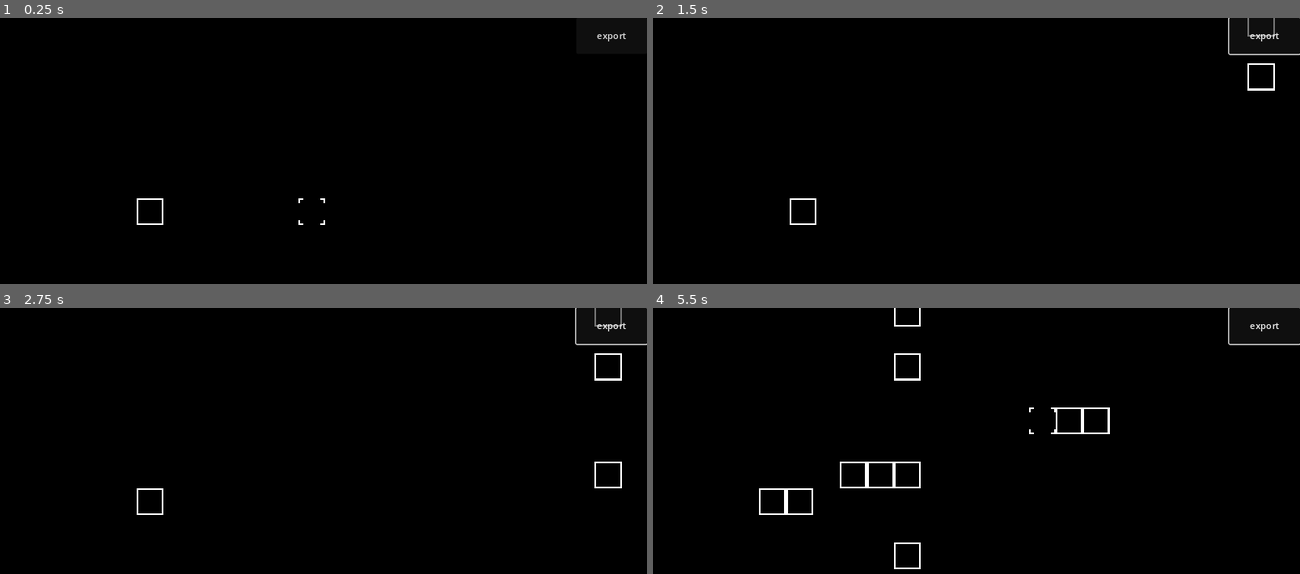
Above: before the commit, frames 1-4 (two rows, left to right).
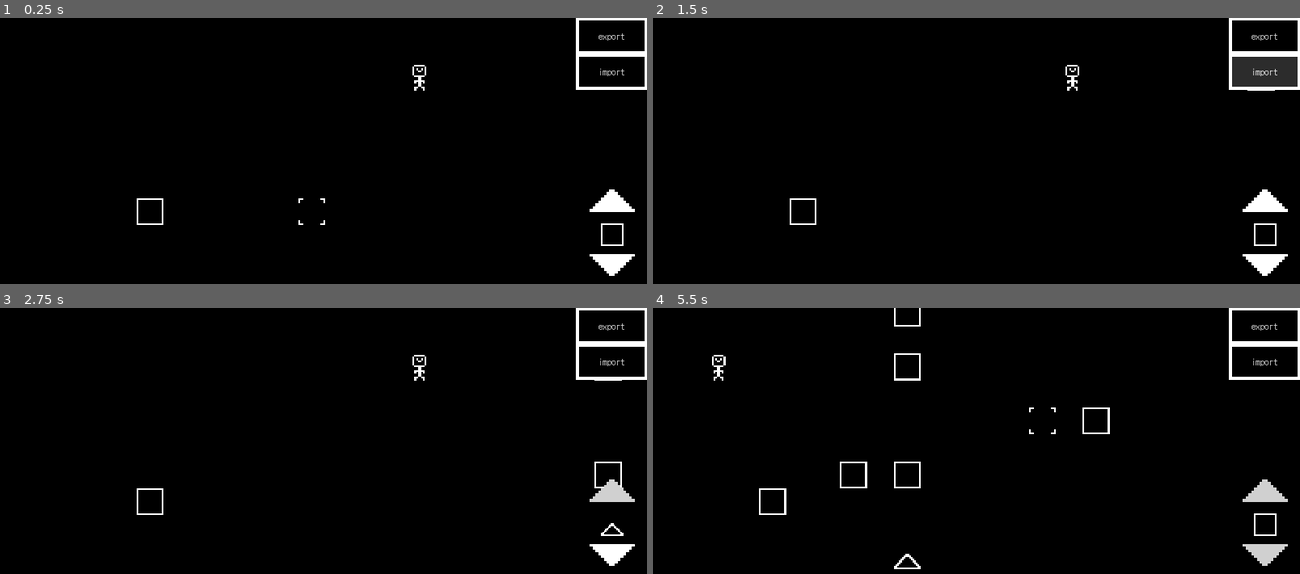
Above: after the commit, the same moments.

Repository: Salodo/godot-Platformer-jerald-land
Game: Godot game, scene res://level_builder/level_builder.tscn
Same seed, same stepped clock (60 frames per second), same inputs: the game is played once before the commit and once after it. This scene is started directly instead of the project's main scene.
Inputs (mouse positions are in pixels of both pictures, inside the frame that each line leads up to):
- Up to frame 1 (0.25 s): no input
- Up to frame 2 (1.5 s): click "export" at 0.5 s; click (1267, 71) at 1.25 s, where only the run after the commit has a clickable "import"
- Up to frame 3 (2.75 s): click (614, 478) at 2.02 s
- Up to frame 4 (5.5 s): click (1267, 566) at 2.77 s; tap Enter at 3.5 s; move the mouse to (1118, 472) at 3.52 s; hold D (right) 3.53-5.03 s; right-click (1118, 472) at 3.6 s; tap Space (jump) at 3.77, 4.52 s; click (1118, 472) at 3.8 s; move the mouse to (847, 507) at 4.27 s; click (847, 507) at 4.35 s; right-click (847, 507) at 4.55 s; move the mouse to (1041, 409) at 5.02 s; hold A (left) from 5.03 s (still down); right-click (1041, 409) at 5.1 s; click (1041, 409) at 5.3 s

The runs differ from the first frame. In frame 1, 1.6% of the frame differs, in the area x 63-100%, y 0-97%; in frame 2, 2.7%; in frame 3, 1.7%; in frame 4, 2.0%.

Commit message:
Added checkpoints + spikes

Diff:
--- a/bigscripts.gd
+++ b/bigscripts.gd
@@ -22,6 +22,14 @@
 		{"p":[5,4],"i":"1"},
 		]
 		}
+
+var block_id_to_scene:Dictionary = {
+	"0":"res://source/block_scenes/default_block/block.tscn",
+	"1":"res://source/block_scenes/spike/block.tscn",
+	"2":"res://source/block_scenes/checkpoint/block.tscn",
+}
+
+var map_change = false
 
 func grab_map(folder):
 	var map_dict:Dictionary = {}
@@ -52,3 +60,20 @@
 		compressed_map += i
 
 	return compressed_map
+
+func load_map(map_code:Array,folder:Node2D):
+	for block_dat in map_code:
+		var new_block = load(block_id_to_scene[block_dat["i"]]).instantiate()
+		new_block.set_dat(block_dat)
+
+		folder.add_child(new_block)
+
+func change_map(data:Dictionary):
+	map_data = data
+	map_change = true
+
+func has_map_changed():
+	if map_change:
+		map_change = false
+		return true
+	return false
--- a/level_builder/level_builder.gd
+++ b/level_builder/level_builder.gd
@@ -4,11 +4,21 @@
 @onready var cursor = $Cursor
 @onready var block_container = $block_folder
 
-const CELL_SIZE = 16
-const speed = 200
+var block_icons = [
+{"id":"0","name":"cube","icon":"res://source/block_scenes/default_block/default_block.png"},
+{"id":"1","name":"spike","icon":"res://source/block_scenes/spike/spike.png"},
+{"id":"2","name":"checkpoint","icon":"res://source/block_scenes/checkpoint/icon.png"},
+]
 
+const CELL_SIZE:int = 16
+const speed:int = 200
+
+var on_ui_element:bool = false
 var current_cursor_state:int = 0
 var previous_mouse_snapped_pos:Vector2
+var selected_block:int = 0
+
+var currently_hovering_block:Node2D = null
 
 func _ready():
 	cursor.show()
@@ -25,11 +35,15 @@
 			cursor.region_rect = Rect2(0,16,16,16)
 
 func place_grid(pos:Vector2):
-	var new_block = load("res://source/block_scenes/default_block/block.tscn").instantiate()
+	if on_ui_element:return
+	if currently_hovering_block!=null:return
+
+	var current_block_id = block_icons[selected_block]["id"]
+	var new_block = load(Bigscripts.block_id_to_scene[current_block_id]).instantiate()
 
 	new_block.global_position = pos
 
-	block_container.add_child(new_block)
+	block_container.call_deferred("add_child",new_block)
 
 func _process(delta):
 	#HANDLES MOVEMENT
@@ -38,14 +52,14 @@
 	var dir:Vector2 = Vector2(dir_x, dir_y)
 	camera.position += dir*speed*delta
 
-	#HANDLES PLACING AND BREAKING
+
 	var current_mouse_snapped_pos = position_to_grid(get_global_mouse_position())
+	#DID HANDLE PLACING AND BREAKING
+	#if previous_mouse_snapped_pos != current_mouse_snapped_pos:
+	#	if current_cursor_state == 1:
+	#		place_grid(current_mouse_snapped_pos)
 
-	if previous_mouse_snapped_pos != current_mouse_snapped_pos:
-		if current_cursor_state == 1:
-			place_grid(current_mouse_snapped_pos)
-
-	previous_mouse_snapped_pos = position_to_grid(get_global_mouse_position())
+	#previous_mouse_snapped_pos = position_to_grid(get_global_mouse_position())
 
 	#HANDLES CURSOR
 	if Input.is_action_just_pressed("place"):
@@ -53,6 +67,8 @@
 		place_grid(current_mouse_snapped_pos)
 	elif Input.is_action_just_pressed("delete"):
 		cursor_state(2)
+		if currently_hovering_block != null:
+			currently_hovering_block.queue_free()
 	elif Input.is_action_just_released("delete") or Input.is_action_just_released("place"):
 		cursor_state(0)
 	cursor.global_position = position_to_grid(get_global_mouse_position())
@@ -60,6 +76,65 @@
 func position_to_grid(pos:Vector2):
 	return pos.snapped(Vector2.ONE * CELL_SIZE)
 
+# STOP PLACING BLOCKS WHEN ON UI ELEMENT
+func _on_control_mouse_entered():
+	on_ui_element = false
+func _on_control_mouse_exited():
+	on_ui_element = true
 
+#DETECT OF MOUSE HOVERING ON BLOCK
+var blocks_on_cursor = 0
+func _on_area_2d_body_entered(body):
+	blocks_on_cursor+=1
+	if current_cursor_state == 2:
+		body.queue_free()
+	elif current_cursor_state == 1 and currently_hovering_block:
+		currently_hovering_block.queue_free()
+		currently_hovering_block = null
+	currently_hovering_block = body
+
+func _on_area_2d_body_exited(_body):
+	currently_hovering_block = null
+	blocks_on_cursor-=1
+	if current_cursor_state == 1 and blocks_on_cursor==0:
+		place_grid(position_to_grid(get_global_mouse_position()))
+
+#HANDLES EXPORT AND IMPORT
+@onready var export = $CanvasLayer/Control/export
+@onready var import = $CanvasLayer/Control/import
+
+func clear_map():
+	for i in block_container.get_children():
+		i.queue_free()
 func _on_button_pressed():
+	export.release_focus()
 	DisplayServer.clipboard_set(Bigscripts.grab_map(block_container))
+func _on_import_pressed():
+	import.release_focus()
+	clear_map()
+	var map:Dictionary = JSON.parse_string(DisplayServer.clipboard_get())
+	Bigscripts.load_map(map["m"], block_container)
+
+#HANDLES BLOCK SELECTION
+@onready var selected_block_texture = $CanvasLayer/Control/selected_block
+@onready var up_button = $CanvasLayer/Control/up
+@onready var down_button = $CanvasLayer/Control/down
+
+func _on_down_pressed():
+	down_button.release_focus()
+	if selected_block > 0:
+		selected_block-=1
+		selected_block_texture.texture = load(block_icons[selected_block]["icon"])
+
+func _on_up_pressed():
+	up_button.release_focus()
+	if selected_block < block_icons.size()-1:
+		selected_block+=1
+		selected_block_texture.texture = load(block_icons[selected_block]["icon"])
+
+
+#    #   #######   #      #      #######
+#    #   #         #      #      #     #
+######   #######   #      #      #     #
+#    #   #         #      #      #     #
+#    #   #######   ####   ####   #######
--- a/level_builder/level_builder.tscn
+++ b/level_builder/level_builder.tscn
@@ -1,8 +1,23 @@
-[gd_scene load_steps=4 format=3 uid="uid://bi48pcqfkpx6f"]
+[gd_scene load_steps=11 format=3 uid="uid://ciowo6xrckea5"]
 
 [ext_resource type="Script" path="res://level_builder/level_builder.gd" id="1_dhbf8"]
-[ext_resource type="PackedScene" uid="uid://b2jr0y8dmjp3e" path="res://source/block_scenes/default_block/block.tscn" id="2_qal26"]
+[ext_resource type="PackedScene" uid="uid://d2leif0wotleu" path="res://source/block_scenes/default_block/block.tscn" id="2_qal26"]
 [ext_resource type="Texture2D" uid="uid://dyjxemk2c3o6k" path="res://level_builder/cursor.png" id="3_ytagf"]
+[ext_resource type="Texture2D" uid="uid://bxg8rfq0f4cl4" path="res://source/player/jerald.png" id="4_dpcxy"]
+[ext_resource type="Theme" uid="uid://duscod7gw58fs" path="res://theming/default.tres" id="4_i837x"]
+[ext_resource type="Texture2D" uid="uid://d3ercud310vh8" path="res://level_builder/arrow.png" id="5_eatmq"]
+[ext_resource type="Texture2D" uid="uid://c0xsxm1gscxs7" path="res://source/block_scenes/default_block/default_block.png" id="6_7wfgo"]
+
+[sub_resource type="RectangleShape2D" id="RectangleShape2D_48r8n"]
+size = Vector2(12, 12)
+
+[sub_resource type="AtlasTexture" id="AtlasTexture_uwgla"]
+atlas = ExtResource("5_eatmq")
+region = Rect2(0, 0, 16, 16)
+
+[sub_resource type="AtlasTexture" id="AtlasTexture_ldww8"]
+atlas = ExtResource("5_eatmq")
+region = Rect2(0, 16, 16, 16)
 
 [node name="Node2D" type="Node2D"]
 script = ExtResource("1_dhbf8")
@@ -18,10 +33,18 @@
 zoom = Vector2(3, 3)
 
 [node name="Cursor" type="Sprite2D" parent="."]
+visible = false
 position = Vector2(-108, 124)
 texture = ExtResource("3_ytagf")
 region_enabled = true
 region_rect = Rect2(0, 0, 16, 16)
+
+[node name="Area2D" type="Area2D" parent="Cursor"]
+collision_layer = 16
+collision_mask = 16
+
+[node name="CollisionShape2D" type="CollisionShape2D" parent="Cursor/Area2D"]
+shape = SubResource("RectangleShape2D_48r8n")
 
 [node name="CanvasLayer" type="CanvasLayer" parent="."]
 
@@ -33,7 +56,7 @@
 grow_horizontal = 2
 grow_vertical = 2
 
-[node name="Button" type="Button" parent="CanvasLayer/Control"]
+[node name="export" type="Button" parent="CanvasLayer/Control"]
 layout_mode = 1
 anchors_preset = 1
 anchor_left = 1.0
@@ -41,6 +64,83 @@
 offset_left = -126.0
 offset_bottom = 64.0
 grow_horizontal = 0
+theme = ExtResource("4_i837x")
 text = "export"
 
-[connection signal="pressed" from="CanvasLayer/Control/Button" to="." method="_on_button_pressed"]
+[node name="import" type="Button" parent="CanvasLayer/Control"]
+layout_mode = 1
+anchors_preset = 1
+anchor_left = 1.0
+anchor_right = 1.0
+offset_left = -126.0
+offset_top = 64.0
+offset_bottom = 127.993
+grow_horizontal = 0
+theme = ExtResource("4_i837x")
+text = "import
+"
+
+[node name="up" type="TextureButton" parent="CanvasLayer/Control"]
+layout_mode = 1
+anchors_preset = 6
+anchor_left = 1.0
+anchor_top = 0.5
+anchor_right = 1.0
+anchor_bottom = 0.5
+offset_left = -102.0
+offset_top = -59.0
+offset_right = -86.0
+offset_bottom = -43.0
+grow_horizontal = 0
+grow_vertical = 2
+scale = Vector2(5, 5)
+toggle_mode = true
+texture_normal = SubResource("AtlasTexture_uwgla")
+texture_pressed = SubResource("AtlasTexture_ldww8")
+texture_hover = SubResource("AtlasTexture_ldww8")
+
+[node name="selected_block" type="TextureRect" parent="CanvasLayer/Control"]
+layout_mode = 1
+anchors_preset = 6
+anchor_left = 1.0
+anchor_top = 0.5
+anchor_right = 1.0
+anchor_bottom = 0.5
+offset_left = -82.0
+offset_top = 42.0
+offset_right = -42.0
+offset_bottom = 82.0
+grow_horizontal = 0
+grow_vertical = 2
+texture = ExtResource("6_7wfgo")
+
+[node name="down" type="TextureButton" parent="CanvasLayer/Control"]
+layout_mode = 1
+anchors_preset = 6
+anchor_left = 1.0
+anchor_top = 0.5
+anchor_right = 1.0
+anchor_bottom = 0.5
+offset_left = -102.0
+offset_top = 176.0
+offset_right = -86.0
+offset_bottom = 192.0
+grow_horizontal = 0
+grow_vertical = 2
+scale = Vector2(5, -5)
+toggle_mode = true
+texture_normal = SubResource("AtlasTexture_uwgla")
+texture_pressed = SubResource("AtlasTexture_ldww8")
+texture_hover = SubResource("AtlasTexture_ldww8")
+
+[node name="Jerald" type="Sprite2D" parent="."]
+texture = ExtResource("4_dpcxy")
+
+[connection signal="body_entered" from="Cursor/Area2D" to="." method="_on_area_2d_body_entered"]
+[connection signal="body_exited" from="Cursor/Area2D" to="." method="_on_area_2d_body_exited"]
+[connection signal="mouse_entered" from="CanvasLayer/Control" to="." method="_on_control_mouse_entered"]
+[connection signal="mouse_exited" from="CanvasLayer/Control" to="." method="_on_control_mouse_exited"]
+[connection signal="pressed" from="CanvasLayer/Control/export" to="." method="_on_button_pressed"]
+[connection signal="pressed" from="CanvasLayer/Control/import" to="." method="_on_import_pressed"]
+[connection signal="pressed" from="CanvasLayer/Control/up" to="." method="_on_up_pressed"]
+[connection signal="pressed" from="CanvasLayer/Control/down" to="." method="_on_down_pressed"]
--- /dev/null
+++ b/level_loader/main.gd
@@ -0,0 +1,8 @@
+extends Node2D
+
+@onready var block_folder = $block_folder
+
+# Called when the node enters the scene tree for the first time.
+func _ready():
+	#print(JSON.parse_string('{"hello":5}')["hello"])
+	Bigscripts.load_map(Bigscripts.map_data["m"], block_folder)
--- /dev/null
+++ b/level_loader/main.tscn
@@ -0,0 +1,11 @@
+[gd_scene load_steps=3 format=3 uid="uid://bgcciyn2c1w22"]
+
+[ext_resource type="Script" path="res://level_loader/main.gd" id="1_dy645"]
+[ext_resource type="PackedScene" uid="uid://dnqv31frrxf8d" path="res://source/player/player.tscn" id="2_1a4te"]
+
+[node name="Node2D" type="Node2D"]
+script = ExtResource("1_dy645")
+
+[node name="player" parent="." instance=ExtResource("2_1a4te")]
+
+[node name="block_folder" type="Node2D" parent="."]
--- a/project.godot
+++ b/project.godot
@@ -11,7 +11,7 @@
 [application]
 
 config/name="Jerald Land"
-run/main_scene="res://main.tscn"
+run/main_scene="res://level_loader/main.tscn"
 config/features=PackedStringArray("4.0", "Forward Plus")
 config/icon="res://icon.svg"
 
@@ -29,11 +29,13 @@
 left={
 "deadzone": 0.5,
 "events": [Object(InputEventKey,"resource_local_to_scene":false,"resource_name":"","device":0,"window_id":0,"alt_pressed":false,"shift_pressed":false,"ctrl_pressed":false,"meta_pressed":false,"pressed":false,"keycode":0,"physical_keycode":65,"unicode":0,"echo":false,"script":null)
+, Object(InputEventKey,"resource_local_to_scene":false,"resource_name":"","device":0,"window_id":0,"alt_pressed":false,"shift_pressed":false,"ctrl_pressed":false,"meta_pressed":false,"pressed":false,"keycode":0,"physical_keycode":4194319,"unicode":0,"echo":false,"script":null)
 ]
 }
 right={
 "deadzone": 0.5,
 "events": [Object(InputEventKey,"resource_local_to_scene":false,"resource_name":"","device":0,"window_id":0,"alt_pressed":false,"shift_pressed":false,"ctrl_pressed":false,"meta_pressed":false,"pressed":false,"keycode":0,"physical_keycode":68,"unicode":0,"echo":false,"script":null)
+, Object(InputEventKey,"resource_local_to_scene":false,"resource_name":"","device":0,"window_id":0,"alt_pressed":false,"shift_pressed":false,"ctrl_pressed":false,"meta_pressed":false,"pressed":false,"keycode":0,"physical_keycode":4194321,"unicode":0,"echo":false,"script":null)
 ]
 }
 jump={
@@ -44,11 +46,13 @@
 up={
 "deadzone": 0.5,
 "events": [Object(InputEventKey,"resource_local_to_scene":false,"resource_name":"","device":0,"window_id":0,"alt_pressed":false,"shift_pressed":false,"ctrl_pressed":false,"meta_pressed":false,"pressed":false,"keycode":0,"physical_keycode":87,"unicode":0,"echo":false,"script":null)
+, Object(InputEventKey,"resource_local_to_scene":false,"resource_name":"","device":0,"window_id":0,"alt_pressed":false,"shift_pressed":false,"ctrl_pressed":false,"meta_pressed":false,"pressed":false,"keycode":0,"physical_keycode":4194320,"unicode":0,"echo":false,"script":null)
 ]
 }
 down={
 "deadzone": 0.5,
 "events": [Object(InputEventKey,"resource_local_to_scene":false,"resource_name":"","device":0,"window_id":0,"alt_pressed":false,"shift_pressed":false,"ctrl_pressed":false,"meta_pressed":false,"pressed":false,"keycode":0,"physical_keycode":83,"unicode":0,"echo":false,"script":null)
+, Object(InputEventKey,"resource_local_to_scene":false,"resource_name":"","device":0,"window_id":0,"alt_pressed":false,"shift_pressed":false,"ctrl_pressed":false,"meta_pressed":false,"pressed":false,"keycode":0,"physical_keycode":4194322,"unicode":0,"echo":false,"script":null)
 ]
 }
 delete={
@@ -66,6 +70,7 @@
 
 2d_physics/layer_1="player"
 2d_physics/layer_2="terrain"
+2d_physics/layer_5="editor_detection"
 
 [rendering]
 
--- a/source/block_scenes/block/block.tscn
+++ b/source/block_scenes/block/block.tscn
@@ -4,10 +4,14 @@
 size = Vector2(16, 16)
 
 [node name="block" type="StaticBody2D"]
-collision_layer = 2
-collision_mask = 2
+collision_layer = 18
+collision_mask = 18
 
 [node name="texture" type="Sprite2D" parent="."]
 
 [node name="CollisionShape2D" type="CollisionShape2D" parent="."]
+light_mask = 16
+visibility_layer = 16
 shape = SubResource("RectangleShape2D_8mn77")
+
+[node name="VisibleOnScreenEnabler2D" type="VisibleOnScreenEnabler2D" parent="."]
--- /dev/null
+++ b/source/block_scenes/checkpoint/block.tscn
@@ -0,0 +1,37 @@
+[gd_scene load_steps=5 format=3 uid="uid://cwc836oaynfbu"]
+
+[ext_resource type="Script" path="res://source/blocks/checkpoint.gd" id="1_iiml0"]
+[ext_resource type="Texture2D" uid="uid://c1uv16pvp2h3k" path="res://source/block_scenes/checkpoint/checkpoint.png" id="2_drgx0"]
+
+[sub_resource type="RectangleShape2D" id="RectangleShape2D_8mn77"]
+size = Vector2(16, 16)
+
+[sub_resource type="RectangleShape2D" id="RectangleShape2D_dg26f"]
+size = Vector2(2, 12)
+
+[node name="checkpoint" type="StaticBody2D"]
+collision_layer = 16
+collision_mask = 16
+script = ExtResource("1_iiml0")
+
+[node name="texture" type="Sprite2D" parent="."]
+texture = ExtResource("2_drgx0")
+region_enabled = true
+region_rect = Rect2(0, 0, 16, 16)
+
+[node name="CollisionShape2D" type="CollisionShape2D" parent="."]
+shape = SubResource("RectangleShape2D_8mn77")
+
+[node name="Area2D" type="Area2D" parent="."]
+collision_layer = 0
+
+[node name="CollisionShape2D" type="CollisionShape2D" parent="Area2D"]
+position = Vector2(0, 2)
+shape = SubResource("RectangleShape2D_dg26f")
+
+[node name="VisibleOnScreenNotifier2D" type="VisibleOnScreenNotifier2D" parent="."]
+
+[node name="VisibleOnScreenEnabler2D" type="VisibleOnScreenEnabler2D" parent="."]
+
+[connection signal="body_entered" from="Area2D" to="." method="_on_area_2d_body_entered"]
+[connection signal="screen_entered" from="VisibleOnScreenNotifier2D" to="." method="_on_visible_on_screen_notifier_2d_screen_entered"]
--- a/source/block_scenes/default_block/block.tscn
+++ b/source/block_scenes/default_block/block.tscn
@@ -1,14 +1,14 @@
-[gd_scene load_steps=4 format=3 uid="uid://b2jr0y8dmjp3e"]
+[gd_scene load_steps=4 format=3 uid="uid://d2leif0wotleu"]
 
 [ext_resource type="Script" path="res://source/blocks/default_block.gd" id="1_dujqh"]
-[ext_resource type="Texture2D" uid="uid://c0xsxm1gscxs7" path="res://source/block_scenes/default_block/default_block.png" id="1_rx8fs"]
+[ext_resource type="Texture2D" uid="uid://c0xsxm1gscxs7" path="res://source/block_scenes/checkpoint/default_block.png" id="1_rx8fs"]
 
 [sub_resource type="RectangleShape2D" id="RectangleShape2D_8mn77"]
 size = Vector2(16, 16)
 
 [node name="default_block" type="StaticBody2D"]
-collision_layer = 2
-collision_mask = 2
+collision_layer = 18
+collision_mask = 18
 script = ExtResource("1_dujqh")
 
 [node name="texture" type="Sprite2D" parent="."]
@@ -16,3 +16,5 @@
 
 [node name="CollisionShape2D" type="CollisionShape2D" parent="."]
 shape = SubResource("RectangleShape2D_8mn77")
+
+[node name="VisibleOnScreenEnabler2D" type="VisibleOnScreenEnabler2D" parent="."]
--- a/source/block_scenes/spike/block.tscn
+++ b/source/block_scenes/spike/block.tscn
@@ -1,23 +1,36 @@
-[gd_scene load_steps=4 format=3 uid="uid://w00dpqphpsp5"]
+[gd_scene load_steps=5 format=3 uid="uid://w00dpqphpsp5"]
 
 [ext_resource type="Script" path="res://source/blocks/spike.gd" id="1_m82bq"]
 [ext_resource type="Texture2D" uid="uid://bnexdl4r5j7pr" path="res://source/block_scenes/spike/spike.png" id="2_j8vat"]
 
 [sub_resource type="RectangleShape2D" id="RectangleShape2D_8mn77"]
-size = Vector2(5, 8.5)
+size = Vector2(5, 5.5)
+
+[sub_resource type="RectangleShape2D" id="RectangleShape2D_5xcn7"]
+size = Vector2(5, 5)
 
 [node name="spike" type="StaticBody2D"]
-collision_layer = 2
-collision_mask = 2
+collision_layer = 16
+collision_mask = 16
 script = ExtResource("1_m82bq")
 
 [node name="texture" type="Sprite2D" parent="."]
 texture = ExtResource("2_j8vat")
 
 [node name="detector" type="Area2D" parent="."]
+collision_layer = 0
 
 [node name="CollisionShape2D" type="CollisionShape2D" parent="detector"]
-position = Vector2(0, 3.25)
+position = Vector2(0, 4.75)
 shape = SubResource("RectangleShape2D_8mn77")
 
+[node name="CollisionShape2D" type="CollisionShape2D" parent="."]
+light_mask = 16
+visibility_layer = 16
+position = Vector2(0, 4)
+shape = SubResource("RectangleShape2D_5xcn7")
+debug_color = Color(0, 0.6, 0.701961, 0)
+
+[node name="VisibleOnScreenEnabler2D" type="VisibleOnScreenEnabler2D" parent="."]
+
 [connection signal="body_entered" from="detector" to="." method="_on_detector_body_entered"]
--- a/source/blocks/block.gd
+++ b/source/blocks/block.gd
@@ -19,7 +19,7 @@
 	if block_dat!={}:
 		return {"p":[grid_pos.x,grid_pos.y],"i":block_id,"d":block_dat}
 	else:
-		return {"p":[grid_pos.x,grid_pos.y],"i":"0"}
+		return {"p":[grid_pos.x,grid_pos.y],"i":block_id}
 
 func set_dat(dat:Dictionary):
 	if dat.has("p"):
--- /dev/null
+++ b/source/blocks/checkpoint.gd
@@ -0,0 +1,24 @@
+extends "block.gd"
+
+func _init():
+	block_id = "2"
+
+@onready var texture = $texture
+
+func set_texture_state(state:int):
+	match state:
+		0:
+			texture.region_rect = Rect2(0,0,16,16)
+		1:
+			texture.region_rect = Rect2(0,16,16,16)
+
+func _on_area_2d_body_entered(body):
+	if body.is_in_group("player"):
+		Bigscripts.spawn_pos = global_position
+		set_texture_state(1)
+
+func _on_visible_on_screen_notifier_2d_screen_entered():
+	if Bigscripts.spawn_pos == global_position:
+		set_texture_state(1)
+	else:
+		set_texture_state(0)
--- a/source/player/player.gd
+++ b/source/player/player.gd
@@ -8,8 +8,12 @@
 
 var after_jump = false
 var was_on_ground_last_frame = true
+
 @onready var after_timer = $jump_timer
+@onready var import = $CanvasLayer/Control/import
 
+func _ready():
+	position = Bigscripts.spawn_pos
 
 func jump():
 	velocity.y = JUMP_VELOCITY
@@ -52,8 +56,12 @@
 
 func damage(amount):
 	if amount > 0:
-		get_tree().reload_current_scene()
+		if Bigscripts.has_map_changed():
+			get_tree().reload_current_scene()
+		else:
+			global_position = Bigscripts.spawn_pos
 
 
 func _on_button_pressed():
-	Bigscripts.map_data = JSON.parse_string(DisplayServer.clipboard_get())
+	import.release_focus()
+	Bigscripts.change_map((JSON.parse_string(DisplayServer.clipboard_get())))
--- a/source/player/player.tscn
+++ b/source/player/player.tscn
@@ -1,12 +1,13 @@
-[gd_scene load_steps=4 format=3 uid="uid://dnqv31frrxf8d"]
+[gd_scene load_steps=5 format=3 uid="uid://dnqv31frrxf8d"]
 
 [ext_resource type="Texture2D" uid="uid://bxg8rfq0f4cl4" path="res://source/player/jerald.png" id="1_17s4a"]
 [ext_resource type="Script" path="res://source/player/player.gd" id="1_y6p4g"]
+[ext_resource type="Theme" uid="uid://duscod7gw58fs" path="res://theming/default.tres" id="3_1btrs"]
 
 [sub_resource type="RectangleShape2D" id="RectangleShape2D_aa3ho"]
-size = Vector2(8, 15)
+size = Vector2(8, 14)
 
-[node name="player" type="CharacterBody2D" groups=["entity"]]
+[node name="player" type="CharacterBody2D" groups=["entity", "player"]]
 collision_layer = 3
 collision_mask = 3
 script = ExtResource("1_y6p4g")
@@ -15,7 +16,7 @@
 texture = ExtResource("1_17s4a")
 
 [node name="CollisionShape2D" type="CollisionShape2D" parent="."]
-position = Vector2(0, 0.5)
+position = Vector2(0, 1)
 shape = SubResource("RectangleShape2D_aa3ho")
 
 [node name="Camera2D" type="Camera2D" parent="."]
@@ -35,14 +36,15 @@
 grow_horizontal = 2
 grow_vertical = 2
 
-[node name="submit" type="Button" parent="CanvasLayer/Control"]
+[node name="import" type="Button" parent="CanvasLayer/Control"]
 anchors_preset = 1
 anchor_left = 1.0
 anchor_right = 1.0
-offset_left = -92.0
-offset_bottom = 43.0
+offset_left = -102.0
+offset_bottom = 51.0
 grow_horizontal = 0
+theme = ExtResource("3_1btrs")
 text = "import"
 
 [connection signal="timeout" from="jump_timer" to="." method="_on_jump_timer_timeout"]
-[connection signal="pressed" from="CanvasLayer/Control/submit" to="." method="_on_button_pressed"]
+[connection signal="pressed" from="CanvasLayer/Control/import" to="." method="_on_button_pressed"]
--- /dev/null
+++ b/theming/default.tres
@@ -0,0 +1,41 @@
+[gd_resource type="Theme" load_steps=6 format=3 uid="uid://duscod7gw58fs"]
+
+[ext_resource type="FontFile" uid="uid://bwfrsquh0ifih" path="res://theming/DotGothic16/DotGothic16-Regular.ttf" id="2_uj7fs"]
+
+[sub_resource type="StyleBoxEmpty" id="StyleBoxEmpty_vfng8"]
+
+[sub_resource type="StyleBoxFlat" id="StyleBoxFlat_tf0su"]
+bg_color = Color(0.172549, 0.172549, 0.172549, 1)
+border_width_left = 5
+border_width_top = 5
+border_width_right = 5
+border_width_bottom = 5
+border_color = Color(1, 1, 1, 1)
+
+[sub_resource type="StyleBoxFlat" id="StyleBoxFlat_yksml"]
+content_margin_left = 4.0
+content_margin_top = 4.0
+content_margin_right = 4.0
+content_margin_bottom = 4.0
+bg_color = Color(0, 0, 0, 1)
+border_width_left = 5
+border_width_top = 5
+border_width_right = 5
+border_width_bottom = 5
+border_color = Color(1, 1, 1, 1)
+corner_detail = 5
+
+[sub_resource type="StyleBoxFlat" id="StyleBoxFlat_w8ee3"]
+bg_color = Color(0.290196, 0.290196, 0.290196, 1)
+border_width_left = 5
+border_width_top = 5
+border_width_right = 5
+border_width_bottom = 5
+border_color = Color(1, 1, 1, 1)
+
+[resource]
+default_font = ExtResource("2_uj7fs")
+Button/styles/focus = SubResource("StyleBoxEmpty_vfng8")
+Button/styles/hover = SubResource("StyleBoxFlat_tf0su")
+Button/styles/normal = SubResource("StyleBoxFlat_yksml")
+Button/styles/pressed = SubResource("StyleBoxFlat_w8ee3")
Not shown, added: level_builder/Text File.txt
Binary file added: level_builder/arrow.png
Not shown, added: level_builder/arrow.png.import
Binary file added: source/block_scenes/checkpoint/checkpoint.png
Not shown, added: source/block_scenes/checkpoint/checkpoint.png.import
Not shown, added: source/block_scenes/checkpoint/default_block.png.import
Binary file added: source/block_scenes/checkpoint/icon.png
Not shown, added: source/block_scenes/checkpoint/icon.png.import
Binary file added: theming/DotGothic16/DotGothic16-Regular.ttf
Not shown, added: theming/DotGothic16/DotGothic16-Regular.ttf.import
Not shown, added: theming/DotGothic16/OFL.txt
Binary file added: theming/button_box.png
(and 1 more such lines)
